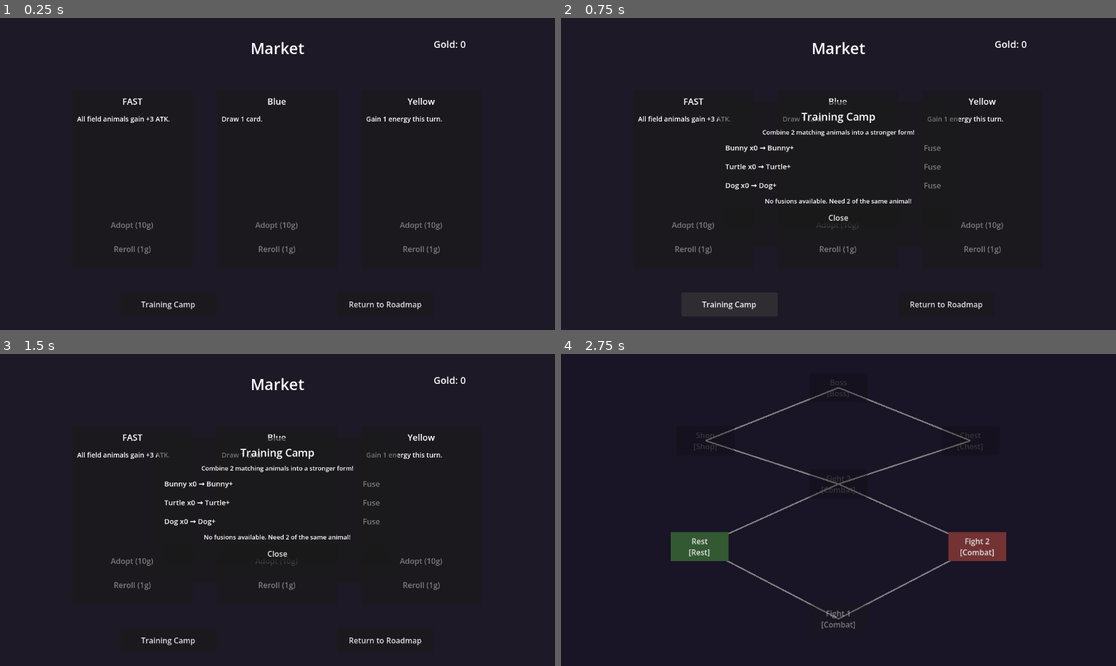
Above: before the commit, frames 1-4 (two rows, left to right).
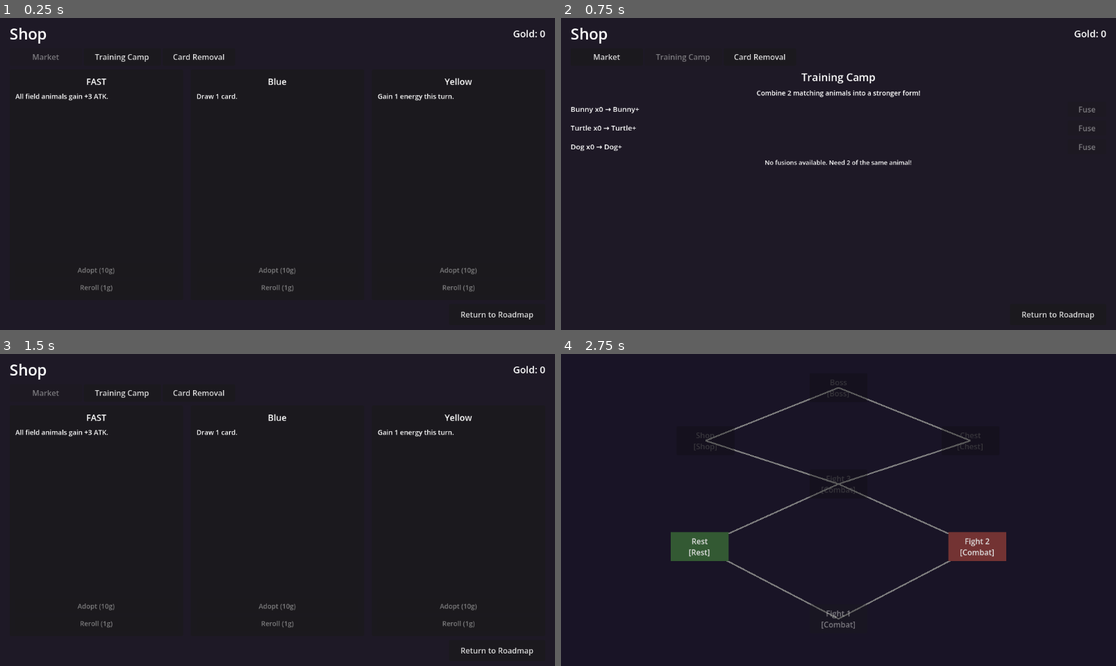
Above: after the commit, the same moments.

Repository: Master-Ong/baby-battle-bash
Game: Godot game, scene res://Scene/shop_scene.tscn
Same seed, same stepped clock (60 frames per second), same inputs: the game is played once before the commit and once after it. This scene is started directly instead of the project's main scene.
Inputs (mouse positions are in pixels of both pictures, inside the frame that each line leads up to):
- Up to frame 1 (0.25 s): no input
- Up to frame 2 (0.75 s): click "Training Camp" at 0.5 s
- Up to frame 3 (1.5 s): click (44, 391) at 1.25 s, where only the run after the commit has a clickable "Market"
- Up to frame 4 (2.75 s): click "Return to Roadmap" at 2 s

The runs differ from the first frame. In frame 1, 2.8% of the frame differs, in the area x 1-99%, y 3-97%; in frame 2, 4.0%; in frame 3, 3.7%; in frame 4, nothing differs.

Commit message:
Relic pool, color expansion, devdock relics+colors

Diff:
--- a/Scripts/gamer_manager_node.gd
+++ b/Scripts/gamer_manager_node.gd
@@ -136,6 +136,7 @@
 	mob_hp     = mob["hp"]
 	mob_max_hp = mob["hp"]
 	mob_damage = mob["damage"]
+	print("load_mob_data: ", mob_name, " HP set to ", mob_hp, "/", mob_max_hp)
 
 	# Save for next combat
 	GameState.last_mob_name = mob_name
@@ -146,6 +147,11 @@
 # SECTION 8 — _ready()
 # =====================================================================
 func _ready():
+	mob_hp     = 0
+	mob_max_hp = 0
+	mob_name   = ""
+	mob_damage = 0
+
 	if GameState.player_hp > 0:
 		player_hp = GameState.player_hp
 	else:
@@ -153,6 +159,7 @@
 		GameState.player_hp = 50
 	_set_positions()
 	load_mob_data()
+	print("Mob initialized: ", mob_name, " HP: ", mob_hp, "/", mob_max_hp)
 	field_slots = {0: null, 1: null, 2: null}
 	spawn_field_visuals()
 	build_starting_deck()
@@ -208,7 +215,8 @@
 	var relic_text = "Relics: " + ", ".join(GameState.relics) if GameState.relics.size() > 0 else "Relics: None"
 	root.get_node("CanvasLayer/HUDRoot/PlayerHUD/PlayerStatsVBox/RelicLabel").text    = relic_text
 	root.get_node("CanvasLayer/HUDRoot/MobHUD/MobStatsVBox/MobNameLabel").text        = mob_name
-	root.get_node("CanvasLayer/HUDRoot/MobHUD/MobStatsVBox/MobHPLabel").text          = "HP: " + str(mob_hp) + "/" + str(mob_max_hp)
+	var display_mob_hp = clampi(mob_hp, 0, mob_max_hp)
+	root.get_node("CanvasLayer/HUDRoot/MobHUD/MobStatsVBox/MobHPLabel").text          = "HP: " + str(display_mob_hp) + "/" + str(mob_max_hp)
 	root.get_node("CanvasLayer/HUDRoot/MobHUD/MobStatsVBox/MobATKLabel").text         = "ATK: " + str(mob_damage)
 	root.get_node("CanvasLayer/HUDRoot/BottomLeftHUD/DeckLabel").text                  = "Deck: " + str(deck.size())
 	root.get_node("CanvasLayer/HUDRoot/BottomRightHUD/GraveyardLabel").text            = "GY: " + str(graveyard.size())
--- a/Scripts/shop.gd
+++ b/Scripts/shop.gd
@@ -9,97 +9,197 @@
 	"Dog":    "Dog+",
 }
 
-var _card_slots: Array = []       # 3 Card objects
-var _slot_buttons: Array = []     # 3 "Adopt" Button nodes
-var _slot_labels: Array = []      # 3 Label nodes showing card name
+# Market
+var _card_slots: Array = []
+var _slot_buttons: Array = []
+var _slot_labels: Array = []
+var _slot_desc_labels: Array = []
 var _reroll_buttons: Array = []
 var _gold_label: Label
-var _training_panel: PanelContainer = null
+
+# Tabs
+var _market_content: VBoxContainer
+var _training_content: VBoxContainer
+var _removal_content: VBoxContainer
+var _market_btn: Button
+var _training_btn: Button
+var _removal_btn: Button
+var _training_rows_vbox: VBoxContainer
+var _current_tab: String = "market"
+
+# Card Removal — selection state
+var _selected_card = null
+var _selected_card_index: int = -1
+var _selected_card_button: Button = null
+
+# Card Removal — UI references
+var _stall_animals_vbox: VBoxContainer
+var _stall_colors_vbox: VBoxContainer
+var _stall_adjectives_vbox: VBoxContainer
+var _stall_verbs_vbox: VBoxContainer
+var _confirm_title: Label
+var _confirm_desc: Label
+var _confirm_btn: Button
 
 
 func _ready():
-	_build_background()
 	_build_ui()
 	_pick_shop_cards()
 	_refresh_buttons()
-
-
-func _build_background():
+	_switch_tab("market")
+
+
+func _build_ui():
 	var bg = ColorRect.new()
 	bg.color = Color(0.12, 0.1, 0.15)
 	bg.set_anchors_preset(Control.PRESET_FULL_RECT)
 	add_child(bg)
 
-
-func _build_ui():
-	var title = Label.new()
-	title.text = "Market"
-	title.add_theme_font_size_override("font_size", 32)
-	title.size = Vector2(200, 50)
-	title.position = Vector2(476, 40)
-	title.horizontal_alignment = HORIZONTAL_ALIGNMENT_CENTER
-	add_child(title)
+	var main_vbox = VBoxContainer.new()
+	main_vbox.set_anchors_preset(Control.PRESET_FULL_RECT)
+	main_vbox.add_theme_constant_override("separation", 8)
+	main_vbox.offset_left = 20
+	main_vbox.offset_top = 10
+	main_vbox.offset_right = -20
+	main_vbox.offset_bottom = -10
+	add_child(main_vbox)
+
+	# --- Header ---
+	var header_row = HBoxContainer.new()
+	main_vbox.add_child(header_row)
+
+	var title_label = Label.new()
+	title_label.text = "Shop"
+	title_label.add_theme_font_size_override("font_size", 32)
+	header_row.add_child(title_label)
+
+	var header_spacer = Control.new()
+	header_spacer.size_flags_horizontal = Control.SIZE_EXPAND_FILL
+	header_row.add_child(header_spacer)
 
 	_gold_label = Label.new()
 	_gold_label.text = "Gold: " + str(GameState.gold)
 	_gold_label.add_theme_font_size_override("font_size", 20)
-	_gold_label.size = Vector2(200, 40)
-	_gold_label.position = Vector2(900, 40)
-	_gold_label.horizontal_alignment = HORIZONTAL_ALIGNMENT_LEFT
-	add_child(_gold_label)
-
-	# 3 card slots in a row
-	var slot_x_positions = [150, 450, 750]
+	header_row.add_child(_gold_label)
+
+	# --- Tab buttons ---
+	var tab_row = HBoxContainer.new()
+	tab_row.add_theme_constant_override("separation", 4)
+	main_vbox.add_child(tab_row)
+
+	_market_btn = Button.new()
+	_market_btn.text = "Market"
+	_market_btn.custom_minimum_size = Vector2(150, 36)
+	_market_btn.add_theme_font_size_override("font_size", 16)
+	_market_btn.pressed.connect(_switch_tab.bind("market"))
+	tab_row.add_child(_market_btn)
+
+	_training_btn = Button.new()
+	_training_btn.text = "Training Camp"
+	_training_btn.custom_minimum_size = Vector2(160, 36)
+	_training_btn.add_theme_font_size_override("font_size", 16)
+	_training_btn.pressed.connect(_switch_tab.bind("training"))
+	tab_row.add_child(_training_btn)
+
+	_removal_btn = Button.new()
+	_removal_btn.text = "Card Removal"
+	_removal_btn.custom_minimum_size = Vector2(150, 36)
+	_removal_btn.add_theme_font_size_override("font_size", 16)
+	_removal_btn.pressed.connect(_switch_tab.bind("removal"))
+	tab_row.add_child(_removal_btn)
+
+	# --- Content container (all three tabs overlap here, visibility toggled) ---
+	var content_container = Control.new()
+	content_container.size_flags_vertical = Control.SIZE_EXPAND_FILL
+	content_container.size_flags_horizontal = Control.SIZE_EXPAND_FILL
+	main_vbox.add_child(content_container)
+
+	_market_content = VBoxContainer.new()
+	_market_content.set_anchors_preset(Control.PRESET_FULL_RECT)
+	_market_content.add_theme_constant_override("separation", 8)
+	content_container.add_child(_market_content)
+	_build_market_content()
+
+	_training_content = VBoxContainer.new()
+	_training_content.set_anchors_preset(Control.PRESET_FULL_RECT)
+	_training_content.add_theme_constant_override("separation", 8)
+	content_container.add_child(_training_content)
+	_build_training_content_initial()
+
+	_removal_content = VBoxContainer.new()
+	_removal_content.set_anchors_preset(Control.PRESET_FULL_RECT)
+	_removal_content.add_theme_constant_override("separation", 8)
+	content_container.add_child(_removal_content)
+	_init_removal_content()
+
+	# --- Footer ---
+	var footer_row = HBoxContainer.new()
+	main_vbox.add_child(footer_row)
+
+	var footer_spacer = Control.new()
+	footer_spacer.size_flags_horizontal = Control.SIZE_EXPAND_FILL
+	footer_row.add_child(footer_spacer)
+
+	var leave_btn = Button.new()
+	leave_btn.text = "Return to Roadmap"
+	leave_btn.custom_minimum_size = Vector2(200, 44)
+	leave_btn.add_theme_font_size_override("font_size", 16)
+	leave_btn.pressed.connect(_on_leave_pressed)
+	footer_row.add_child(leave_btn)
+
+
+# =====================================================================
+# TAB 1 — MARKET
+# =====================================================================
+
+func _build_market_content():
+	var cards_row = HBoxContainer.new()
+	cards_row.size_flags_horizontal = Control.SIZE_EXPAND_FILL
+	cards_row.size_flags_vertical = Control.SIZE_EXPAND_FILL
+	cards_row.add_theme_constant_override("separation", 16)
+	_market_content.add_child(cards_row)
+
 	for i in 3:
 		var panel = Panel.new()
-		panel.size = Vector2(250, 370)
-		panel.position = Vector2(slot_x_positions[i], 150)
-		add_child(panel)
+		panel.size_flags_horizontal = Control.SIZE_EXPAND_FILL
+		panel.size_flags_vertical = Control.SIZE_EXPAND_FILL
+		cards_row.add_child(panel)
+
+		var inner_vbox = VBoxContainer.new()
+		inner_vbox.set_anchors_preset(Control.PRESET_FULL_RECT)
+		inner_vbox.add_theme_constant_override("separation", 8)
+		inner_vbox.offset_left = 12
+		inner_vbox.offset_top = 12
+		inner_vbox.offset_right = -12
+		inner_vbox.offset_bottom = -12
+		panel.add_child(inner_vbox)
 
 		var name_label = Label.new()
-		name_label.size = Vector2(230, 30)
-		name_label.position = Vector2(10, 10)
 		name_label.horizontal_alignment = HORIZONTAL_ALIGNMENT_CENTER
 		name_label.add_theme_font_size_override("font_size", 18)
-		panel.add_child(name_label)
+		inner_vbox.add_child(name_label)
 		_slot_labels.append(name_label)
 
 		var desc_label = Label.new()
-		desc_label.size = Vector2(230, 200)
-		desc_label.position = Vector2(10, 50)
 		desc_label.autowrap_mode = TextServer.AUTOWRAP_WORD
+		desc_label.size_flags_vertical = Control.SIZE_EXPAND_FILL
 		desc_label.add_theme_font_size_override("font_size", 14)
-		panel.add_child(desc_label)
-
-		var btn = Button.new()
-		btn.text = "Adopt (10g)"
-		btn.size = Vector2(200, 40)
-		btn.position = Vector2(25, 260)
-		btn.pressed.connect(_on_adopt_pressed.bind(i))
-		panel.add_child(btn)
-		_slot_buttons.append(btn)
+		inner_vbox.add_child(desc_label)
+		_slot_desc_labels.append(desc_label)
+
+		var adopt_btn = Button.new()
+		adopt_btn.text = "Adopt (10g)"
+		adopt_btn.add_theme_font_size_override("font_size", 14)
+		adopt_btn.pressed.connect(_on_adopt_pressed.bind(i))
+		inner_vbox.add_child(adopt_btn)
+		_slot_buttons.append(adopt_btn)
 
 		var reroll_btn = Button.new()
 		reroll_btn.text = "Reroll (1g)"
-		reroll_btn.size = Vector2(200, 40)
-		reroll_btn.position = Vector2(25, 310)
+		reroll_btn.add_theme_font_size_override("font_size", 14)
 		reroll_btn.pressed.connect(_on_reroll_pressed.bind(i))
-		panel.add_child(reroll_btn)
+		inner_vbox.add_child(reroll_btn)
 		_reroll_buttons.append(reroll_btn)
-
-	var training_btn = Button.new()
-	training_btn.text = "Training Camp"
-	training_btn.size = Vector2(200, 50)
-	training_btn.position = Vector2(250, 570)
-	training_btn.pressed.connect(_show_training)
-	add_child(training_btn)
-
-	var leave_btn = Button.new()
-	leave_btn.text = "Return to Roadmap"
-	leave_btn.size = Vector2(200, 50)
-	leave_btn.position = Vector2(700, 570)
-	leave_btn.pressed.connect(_on_leave_pressed)
-	add_child(leave_btn)
 
 
 func _build_full_card_pool() -> Array:
@@ -123,14 +223,12 @@
 func _update_slot_display():
 	for i in _card_slots.size():
 		var card = _card_slots[i]
-		var panel = _slot_labels[i].get_parent()
 		_slot_labels[i].text = card.card_name if card != null else "Empty"
-		var desc_label = panel.get_child(1)
-		desc_label.text = card.card_description if card != null else ""
+		_slot_desc_labels[i].text = card.card_description if card != null else ""
 
 
 func _refresh_buttons():
-	_gold_label.text = "Gold: " + str(GameState.gold)
+	_update_gold_label()
 	for i in 3:
 		var adopt_btn = _slot_buttons[i]
 		var reroll_btn = _reroll_buttons[i]
@@ -146,6 +244,10 @@
 			reroll_btn.disabled = (GameState.gold < 1)
 
 
+func _update_gold_label():
+	_gold_label.text = "Gold: " + str(GameState.gold)
+
+
 func _on_adopt_pressed(slot_idx: int):
 	if _card_slots[slot_idx] == null:
 		return
@@ -170,13 +272,11 @@
 
 	var pool = _build_full_card_pool()
 
-	# Collect names of other visible (unsold) cards
 	var visible_names: Array = []
 	for i in 3:
 		if i != slot_idx and _card_slots[i] != null:
 			visible_names.append(_card_slots[i].card_name)
 
-	# Filter out visible cards to avoid duplicates
 	var filtered: Array = []
 	for card in pool:
 		if not visible_names.has(card.card_name):
@@ -195,44 +295,33 @@
 	_refresh_buttons()
 
 
-func _on_leave_pressed():
-	if not GameState.nodes_completed.has(GameState.current_node):
-		GameState.nodes_completed.append(GameState.current_node)
-	print("Left shop. Node ", GameState.current_node, " marked complete.")
-	get_tree().change_scene_to_file("res://Scene/roadmap_scene.tscn")
-
-
-func _show_training():
-	if _training_panel != null:
-		_training_panel.queue_free()
-
-	_training_panel = PanelContainer.new()
-	_training_panel.size = Vector2(500, 300)
-	_training_panel.position = Vector2(326, 174)
-	add_child(_training_panel)
-
-	var margin = MarginContainer.new()
-	margin.add_theme_constant_override("margin_left", 15)
-	margin.add_theme_constant_override("margin_right", 15)
-	margin.add_theme_constant_override("margin_top", 15)
-	margin.add_theme_constant_override("margin_bottom", 15)
-	_training_panel.add_child(margin)
-
-	var vbox = VBoxContainer.new()
-	vbox.add_theme_constant_override("separation", 8)
-	margin.add_child(vbox)
-
+# =====================================================================
+# TAB 2 — TRAINING CAMP
+# =====================================================================
+
+func _build_training_content_initial():
 	var title = Label.new()
 	title.text = "Training Camp"
 	title.add_theme_font_size_override("font_size", 22)
 	title.horizontal_alignment = HORIZONTAL_ALIGNMENT_CENTER
-	vbox.add_child(title)
+	_training_content.add_child(title)
 
 	var subtitle = Label.new()
 	subtitle.text = "Combine 2 matching animals into a stronger form!"
-	subtitle.add_theme_font_size_override("font_size", 13)
+	subtitle.add_theme_font_size_override("font_size", 14)
 	subtitle.horizontal_alignment = HORIZONTAL_ALIGNMENT_CENTER
-	vbox.add_child(subtitle)
+	_training_content.add_child(subtitle)
+
+	_training_rows_vbox = VBoxContainer.new()
+	_training_rows_vbox.add_theme_constant_override("separation", 8)
+	_training_content.add_child(_training_rows_vbox)
+
+	_refresh_training_content()
+
+
+func _refresh_training_content():
+	for child in _training_rows_vbox.get_children():
+		child.queue_free()
 
 	var any_available = false
 	for base_name in FUSION_MAP:
@@ -241,7 +330,7 @@
 
 		var row = HBoxContainer.new()
 		row.add_theme_constant_override("separation", 10)
-		vbox.add_child(row)
+		_training_rows_vbox.add_child(row)
 
 		var label = Label.new()
 		label.text = base_name + " x" + str(count) + " → " + upgraded_name
@@ -264,13 +353,7 @@
 		no_fuse.text = "No fusions available. Need 2 of the same animal!"
 		no_fuse.add_theme_font_size_override("font_size", 13)
 		no_fuse.horizontal_alignment = HORIZONTAL_ALIGNMENT_CENTER
-		vbox.add_child(no_fuse)
-
-	var close_btn = Button.new()
-	close_btn.text = "Close"
-	close_btn.custom_minimum_size = Vector2(100, 35)
-	close_btn.pressed.connect(_close_training)
-	vbox.add_child(close_btn)
+		_training_rows_vbox.add_child(no_fuse)
 
 
 func _count_in_deck(card_name: String) -> int:
@@ -304,10 +387,257 @@
 			print("Fused 2x ", base_name, " into ", upgraded_name, "!")
 			break
 
-	_show_training()
-
-
-func _close_training():
-	if _training_panel != null:
-		_training_panel.queue_free()
-		_training_panel = null
+	_refresh_training_content()
+
+
+# =====================================================================
+# TAB 3 — CARD REMOVAL
+# =====================================================================
+
+func _init_removal_content():
+	var instruction = Label.new()
+	instruction.text = "Click a card to examine it, then confirm removal below."
+	instruction.add_theme_font_size_override("font_size", 14)
+	instruction.horizontal_alignment = HORIZONTAL_ALIGNMENT_CENTER
+	_removal_content.add_child(instruction)
+
+	# --- 4 stall columns ---
+	var stalls_wrapper = HBoxContainer.new()
+	stalls_wrapper.size_flags_vertical = Control.SIZE_EXPAND_FILL
+	stalls_wrapper.size_flags_horizontal = Control.SIZE_EXPAND_FILL
+	stalls_wrapper.add_theme_constant_override("separation", 8)
+	_removal_content.add_child(stalls_wrapper)
+
+	_stall_animals_vbox    = _create_stall(stalls_wrapper, "Animals")
+	_stall_colors_vbox     = _create_stall(stalls_wrapper, "Colors")
+	_stall_adjectives_vbox = _create_stall(stalls_wrapper, "Adjectives")
+	_stall_verbs_vbox      = _create_stall(stalls_wrapper, "Verbs / Skills")
+
+	# --- Master confirmation box ---
+	var confirm_panel = PanelContainer.new()
+	confirm_panel.custom_minimum_size = Vector2(0, 80)
+	_removal_content.add_child(confirm_panel)
+
+	var confirm_hbox = HBoxContainer.new()
+	confirm_hbox.add_theme_constant_override("separation", 16)
+	confirm_panel.add_child(confirm_hbox)
+
+	var confirm_info_vbox = VBoxContainer.new()
+	confirm_info_vbox.size_flags_horizontal = Control.SIZE_EXPAND_FILL
+	confirm_hbox.add_child(confirm_info_vbox)
+
+	_confirm_title = Label.new()
+	_confirm_title.text = "No card selected"
+	_confirm_title.add_theme_font_size_override("font_size", 16)
+	confirm_info_vbox.add_child(_confirm_title)
+
+	_confirm_desc = Label.new()
+	_confirm_desc.text = "Choose a card from the stalls above."
+	_confirm_desc.add_theme_font_size_override("font_size", 13)
+	_confirm_desc.autowrap_mode = TextServer.AUTOWRAP_WORD
+	confirm_info_vbox.add_child(_confirm_desc)
+
+	_confirm_btn = Button.new()
+	_confirm_btn.text = "Select a Card to Remove"
+	_confirm_btn.custom_minimum_size = Vector2(220, 50)
+	_confirm_btn.add_theme_font_size_override("font_size", 15)
+	_confirm_btn.disabled = true
+	_confirm_btn.pressed.connect(_remove_selected_card)
+	confirm_hbox.add_child(_confirm_btn)
+
+
+func _create_stall(parent: HBoxContainer, header_text: String) -> VBoxContainer:
+	var stall_panel = PanelContainer.new()
+	stall_panel.size_flags_horizontal = Control.SIZE_EXPAND_FILL
+	stall_panel.size_flags_vertical = Control.SIZE_EXPAND_FILL
+	parent.add_child(stall_panel)
+
+	var stall_vbox = VBoxContainer.new()
+	stall_vbox.add_theme_constant_override("separation", 4)
+	stall_panel.add_child(stall_vbox)
+
+	var header = Label.new()
+	header.text = header_text
+	header.add_theme_font_size_override("font_size", 15)
+	header.add_theme_color_override("font_color", Color(0.7, 0.7, 0.4))
+	header.horizontal_alignment = HORIZONTAL_ALIGNMENT_CENTER
+	stall_vbox.add_child(header)
+
+	var scroll = ScrollContainer.new()
+	scroll.size_flags_vertical = Control.SIZE_EXPAND_FILL
+	scroll.size_flags_horizontal = Control.SIZE_EXPAND_FILL
+	stall_vbox.add_child(scroll)
+
+	var list_vbox = VBoxContainer.new()
+	list_vbox.size_flags_horizontal = Control.SIZE_EXPAND_FILL
+	list_vbox.add_theme_constant_override("separation", 3)
+	scroll.add_child(list_vbox)
+
+	return list_vbox
+
+
+func _build_removal_content():
+	for vbox in [_stall_animals_vbox, _stall_colors_vbox, _stall_adjectives_vbox, _stall_verbs_vbox]:
+		for child in vbox.get_children():
+			child.queue_free()
+
+	_clear_selection()
+
+	var groups = {
+		"animals":    [],
+		"colors":     [],
+		"adjectives": [],
+		"verbs":      [],
+	}
+
+	for i in GameState.reward_cards.size():
+		var card = GameState.reward_cards[i]
+		var entry = {"index": i, "card": card}
+		match card.card_type:
+			CardClass.CardType.ANIMAL:
+				groups["animals"].append(entry)
+			CardClass.CardType.COLOR:
+				groups["colors"].append(entry)
+			CardClass.CardType.ADJECTIVE:
+				groups["adjectives"].append(entry)
+			CardClass.CardType.ATTACK, CardClass.CardType.SKILL, CardClass.CardType.WORD:
+				groups["verbs"].append(entry)
+			_:
+				groups["verbs"].append(entry)
+
+	for key in groups:
+		groups[key].sort_custom(func(a, b): return a["card"].card_name < b["card"].card_name)
+
+	_populate_stall(_stall_animals_vbox,    groups["animals"])
+	_populate_stall(_stall_colors_vbox,     groups["colors"])
+	_populate_stall(_stall_adjectives_vbox, groups["adjectives"])
+	_populate_stall(_stall_verbs_vbox,      groups["verbs"])
+
+
+func _populate_stall(stall_vbox: VBoxContainer, entries: Array):
+	if entries.size() == 0:
+		var empty_lbl = Label.new()
+		empty_lbl.text = "(empty)"
+		empty_lbl.add_theme_font_size_override("font_size", 12)
+		empty_lbl.add_theme_color_override("font_color", Color(0.5, 0.5, 0.5))
+		empty_lbl.horizontal_alignment = HORIZONTAL_ALIGNMENT_CENTER
+		stall_vbox.add_child(empty_lbl)
+		return
+
+	for entry in entries:
+		var card = entry["card"]
+		var original_index = entry["index"]
+
+		var btn = Button.new()
+		btn.text = card.card_name
+		btn.add_theme_font_size_override("font_size", 13)
+		btn.custom_minimum_size = Vector2(0, 28)
+		btn.size_flags_horizontal = Control.SIZE_EXPAND_FILL
+		btn.pressed.connect(_select_card.bind(card, original_index, btn))
+		stall_vbox.add_child(btn)
+
+
+func _select_card(card, original_index: int, btn: Button):
+	if _selected_card_button != null:
+		_selected_card_button.modulate = Color.WHITE
+
+	_selected_card = card
+	_selected_card_index = original_index
+	_selected_card_button = btn
+
+	btn.modulate = Color(0.5, 1.0, 0.5)
+	_update_confirmation_box()
+
+
+func _clear_selection():
+	if _selected_card_button != null:
+		_selected_card_button.modulate = Color.WHITE
+	_selected_card = null
+	_selected_card_index = -1
+	_selected_card_button = null
+	_update_confirmation_box()
+
+
+func _update_confirmation_box():
+	if _confirm_title == null:
+		return
+	if _selected_card == null:
+		_confirm_title.text = "No card selected"
+		_confirm_desc.text = "Choose a card from the stalls above."
+		_confirm_btn.text = "Select a Card to Remove"
+		_confirm_btn.disabled = true
+		return
+
+	var type_str = _card_type_string(_selected_card)
+	_confirm_title.text = "SELECTED: " + _selected_card.card_name + " (" + type_str + ")"
+	_confirm_desc.text = _selected_card.card_description
+
+	if GameState.gold >= 3:
+		_confirm_btn.text = "REMOVE CARD (3g)"
+		_confirm_btn.disabled = false
+	else:
+		_confirm_btn.text = "NOT ENOUGH GOLD (3g)"
+		_confirm_btn.disabled = true
+
+
+func _remove_selected_card():
+	if _selected_card == null:
+		return
+	if _selected_card_index < 0 or _selected_card_index >= GameState.reward_cards.size():
+		print("Invalid removal index: ", _selected_card_index)
+		_clear_selection()
+		return
+	if GameState.gold < 3:
+		print("Not enough gold to remove a card")
+		return
+
+	var card = GameState.reward_cards[_selected_card_index]
+	GameState.gold -= 3
+	GameState.reward_cards.remove_at(_selected_card_index)
+	print("Removed '", card.card_name, "' from collection. Gold: ", GameState.gold)
+
+	_build_removal_content()
+	_refresh_training_content()
+	_refresh_buttons()
+
+
+func _card_type_string(card) -> String:
+	match card.card_type:
+		CardClass.CardType.ANIMAL:    return "Animal"
+		CardClass.CardType.ATTACK:    return "Attack"
+		CardClass.CardType.SKILL:     return "Skill"
+		CardClass.CardType.COLOR:     return "Color"
+		CardClass.CardType.WORD:      return "Word"
+		CardClass.CardType.ADJECTIVE: return "Adjective"
+		_: return "???"
+
+
+# =====================================================================
+# TAB SWITCHING
+# =====================================================================
+
+func _switch_tab(tab_name: String):
+	_current_tab = tab_name
+	_market_content.visible   = (tab_name == "market")
+	_training_content.visible = (tab_name == "training")
+	_removal_content.visible  = (tab_name == "removal")
+
+	_market_btn.disabled   = (tab_name == "market")
+	_training_btn.disabled = (tab_name == "training")
+	_removal_btn.disabled  = (tab_name == "removal")
+
+	if tab_name == "training":
+		_refresh_training_content()
+	elif tab_name == "removal":
+		_build_removal_content()
+
+
+# =====================================================================
+# LEAVE
+# =====================================================================
+
+func _on_leave_pressed():
+	if not GameState.nodes_completed.has(GameState.current_node):
+		GameState.nodes_completed.append(GameState.current_node)
+	print("Left shop. Node ", GameState.current_node, " marked complete.")
+	get_tree().change_scene_to_file("res://Scene/roadmap_scene.tscn")
Not shown, added: BABY_BATTLE_BASH_MASTER_v4.txt
Renamed: BABY_BATTLE_BASH_MASTER_v3.txt -> _old_docs_archive/BABY_BATTLE_BASH_MASTER_v3.txt
